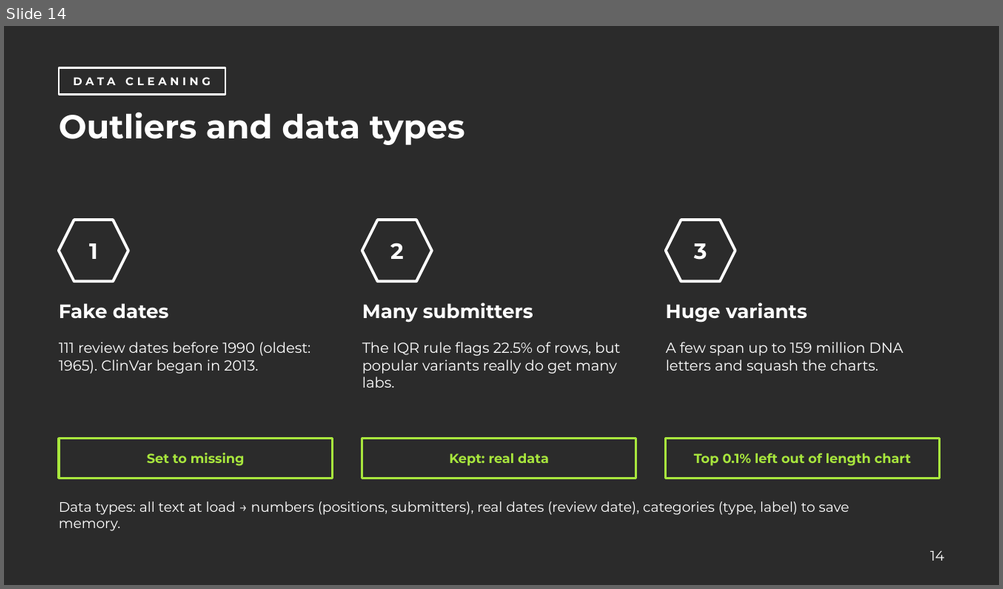
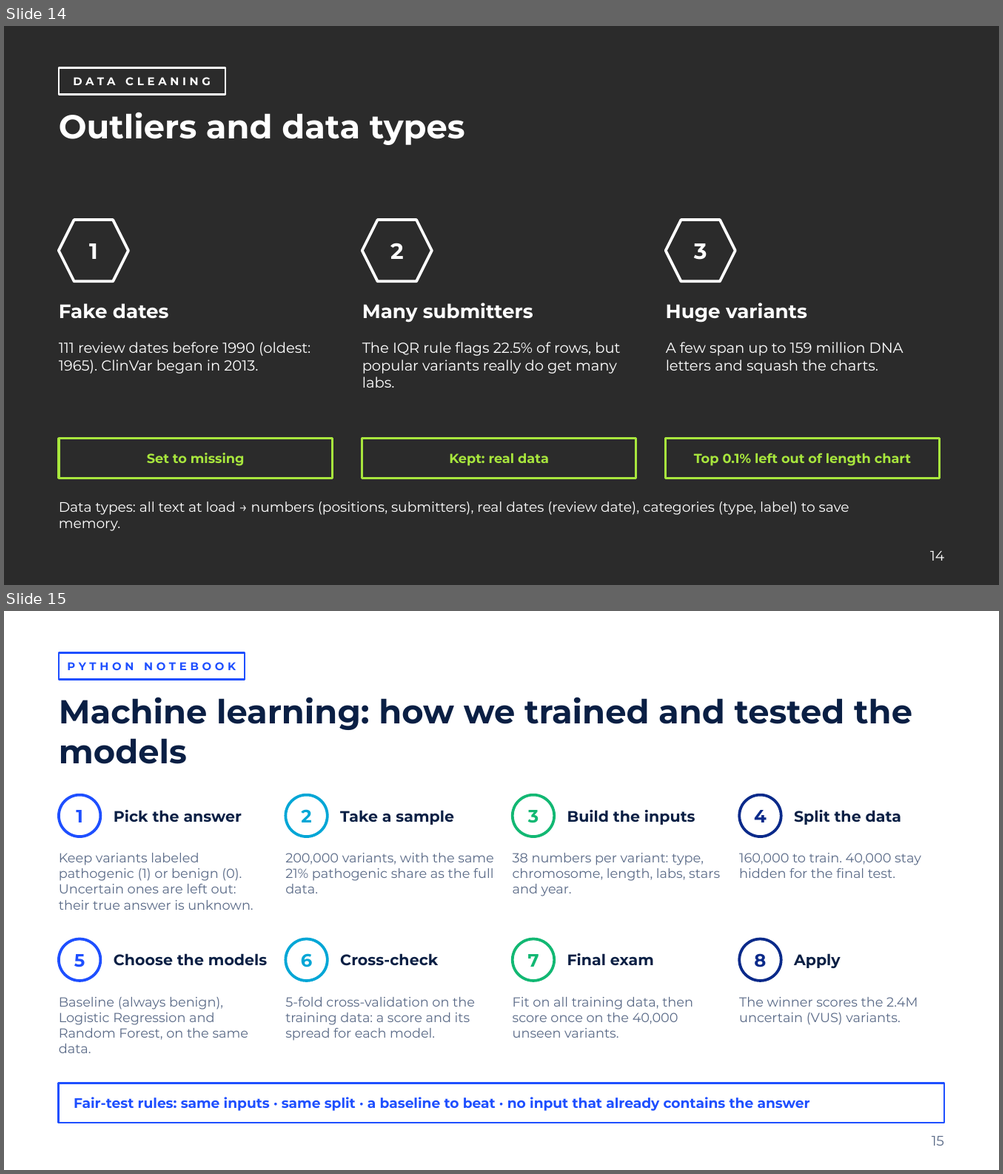
Before and after one commit to yeruka-ui/ClinVar-Data-Analysis, a slide deck: ClinVar_Full_Presentation_DNA.pptx. Shown one above the other, each under a label of ours: slide 14 before the commit, slides 14 and 15 after it. The pictures are 1003x589 and 1003x1174 pixels, drawn with LibreOffice and Linux fonts; fonts in the diff are those of the drawing; background and template pictures are left out; a plain dark background stands for a picture behind light text. Boxes give left, top, right and bottom in pixels: in the first picture for what was removed or moved away, otherwise in the second. Text is boxed around its words. In the diff, an @@ line names an element or a change of style, - is before the commit and + after.

```diff
--- a/ClinVar_Full_Presentation_DNA.pptx
+++ b/ClinVar_Full_Presentation_DNA.pptx
@@ slide 15 added at box(4, 611, 999, 1170), background picture (left out) @@
@@ rectangle added at box(59, 652, 244, 680), outline #1E4FFF 1.25 pt, 8 pt, text #1E4FFF, bold @@
+PYTHON NOTEBOOK
@@ text added at box(59, 697, 912, 764), 24 pt, text #0A1F44, bold @@
+Machine learning: how we trained and tested the models
@@ ellipse added at box(59, 795, 100, 837), outline #1E4FFF 2 pt, 13 pt, text #1E4FFF, bold @@
+1
@@ text added at box(114, 810, 242, 822), 11 pt, text #0A1F44, bold @@
+Pick the answer
@@ ellipse added at box(285, 795, 327, 837), outline #00A6D6 2 pt, 13 pt, text #00A6D6, bold @@
+2
@@ text added at box(340, 810, 454, 825), 11 pt, text #0A1F44, bold @@
+Take a sample
@@ ellipse added at box(512, 795, 554, 837), outline #12B873 2 pt, 13 pt, text #12B873, bold @@
+3
@@ text added at box(567, 810, 695, 825), 11 pt, text #0A1F44, bold @@
+Build the inputs
@@ ellipse added at box(739, 795, 781, 837), outline #0A2A8A 2 pt, 13 pt, text #0A2A8A, bold @@
+4
@@ text added at box(794, 810, 902, 825), 11 pt, text #0A1F44, bold @@
+Split the data
@@ text added at box(59, 853, 253, 910), 9.5 pt, text #5B6B88 @@
+Keep variants labeled pathogenic (1) or benign (0). Uncertain ones are left out: their true answer is unknown.
@@ text added at box(285, 853, 493, 894), 9.5 pt, text #5B6B88 @@
+200,000 variants, with the same 21% pathogenic share as the full data.
@@ text added at box(512, 853, 720, 897), 9.5 pt, text #5B6B88 @@
+38 numbers per variant: type, chromosome, length, labs, stars and year.
@@ text added at box(739, 853, 921, 878), 9.5 pt, text #5B6B88 @@
+160,000 to train. 40,000 stay hidden for the final test.
@@ ellipse added at box(59, 940, 100, 981), outline #1E4FFF 2 pt, 13 pt, text #1E4FFF, bold @@
+5
@@ ellipse added at box(285, 940, 327, 981), outline #00A6D6 2 pt, 13 pt, text #00A6D6, bold @@
+6
@@ ellipse added at box(512, 940, 554, 981), outline #12B873 2 pt, 13 pt, text #12B873, bold @@
+7
@@ ellipse added at box(739, 940, 781, 981), outline #0A2A8A 2 pt, 13 pt, text #0A2A8A, bold @@
+8
@@ text added at box(114, 954, 267, 966), 11 pt, text #0A1F44, bold @@
+Choose the models
@@ text added at box(340, 954, 438, 966), 11 pt, text #0A1F44, bold @@
+Cross-check
@@ text added at box(567, 954, 654, 965), 11 pt, text #0A1F44, bold @@
+Final exam
@@ text added at box(794, 954, 840, 968), 11 pt, text #0A1F44, bold @@
+Apply
@@ text added at box(59, 997, 249, 1054), 9.5 pt, text #5B6B88 @@
+Baseline (always benign), Logistic Regression and Random Forest, on the same data.
@@ text added at box(285, 997, 475, 1041), 9.5 pt, text #5B6B88 @@
+5-fold cross-validation on the training data: a score and its spread for each model.
@@ text added at box(512, 997, 693, 1038), 9.5 pt, text #5B6B88 @@
+Fit on all training data, then score once on the 40,000 unseen variants.
@@ text added at box(739, 997, 917, 1025), 9.5 pt, text #5B6B88 @@
+The winner scores the 2.4M uncertain (VUS) variants.
@@ rectangle added at box(59, 1083, 944, 1123), outline #1E4FFF 1.5 pt @@
@@ text added at box(74, 1097, 810, 1111), 10 pt, text #1E4FFF, bold @@
+Fair-test rules: same inputs · same split · a baseline to beat · no input that already contains the answer
@@ text added at box(931, 1136, 944, 1146), 10 pt, text #5B6B88 @@
+15
```
Also in this commit, not shown: 12 slides changed, 2 other slides added, 4 other files.
